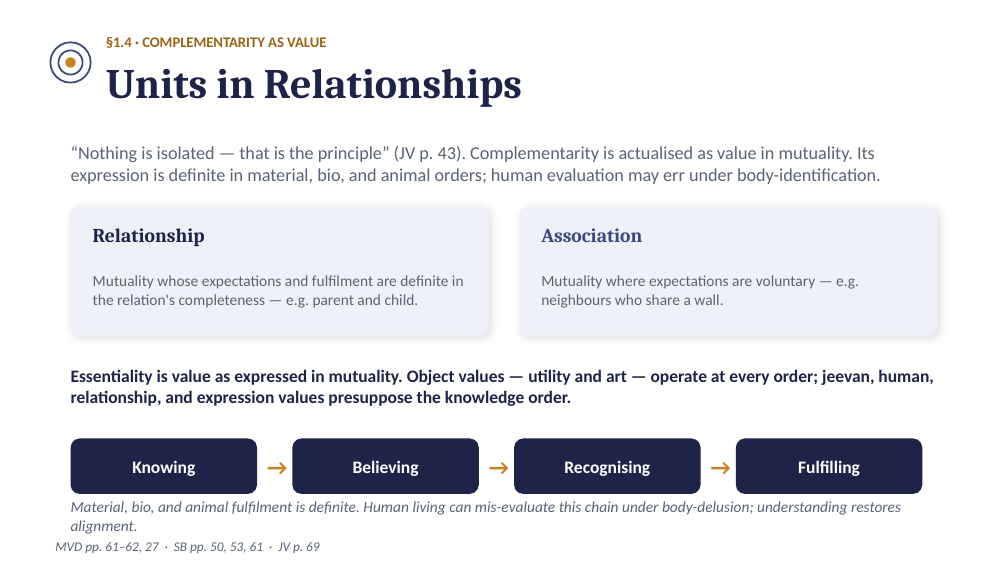
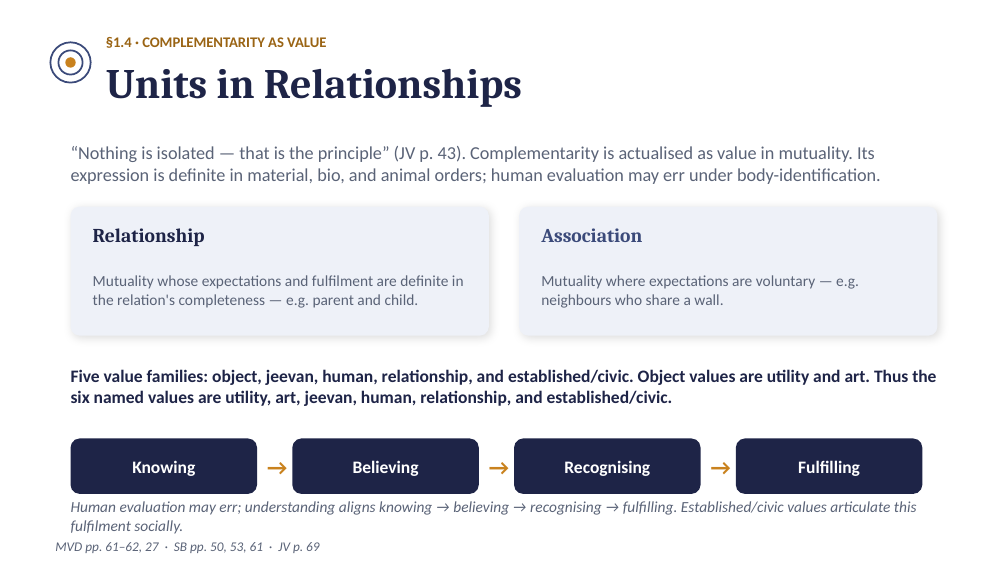
Before and after one commit to raghavamohan/AnalyticMadhyasthDarshan, a slide deck: slide 8 of Studies/The-Ontology-of-Coexistence/The-Ontology-of-Existence-Madhyasth-Darshan.pptx. Drawn at 1008x567 pixels with LibreOffice and Linux fonts; fonts in the diff are those of the drawing. Boxes give left, top, right and bottom in pixels: in the first picture for what was removed or moved away, otherwise in the second. Text is boxed around its words. In the diff, an @@ line names an element or a change of style, - is before the commit and + after.

```diff
--- a/Studies/The-Ontology-of-Coexistence/The-Ontology-of-Existence-Madhyasth-Darshan.pptx
+++ b/Studies/The-Ontology-of-Coexistence/The-Ontology-of-Existence-Madhyasth-Darshan.pptx
@@ text at (71,369,936,406): text changed @@
-Essentiality is value as expressed in mutuality. Object values — utility and art — operate at every order; jeevan, human, relationship, and expression values presuppose the knowledge order.
+Five value families: object, jeevan, human, relationship, and established/civic. Object values are utility and art. Thus the six named values are utility, art, jeevan, human, relationship, and established/civic.
@@ text at (71,501,917,534): text changed @@
-Material, bio, and animal fulfilment is definite. Human living can mis-evaluate this chain under body-delusion; understanding restores alignment.
+Human evaluation may err; understanding aligns knowing → believing → recognising → fulfilling. Established/civic values articulate this fulfilment socially.
```
Also in this commit, not shown: 14 other slides changed, 2 slides added, 18 other files.
